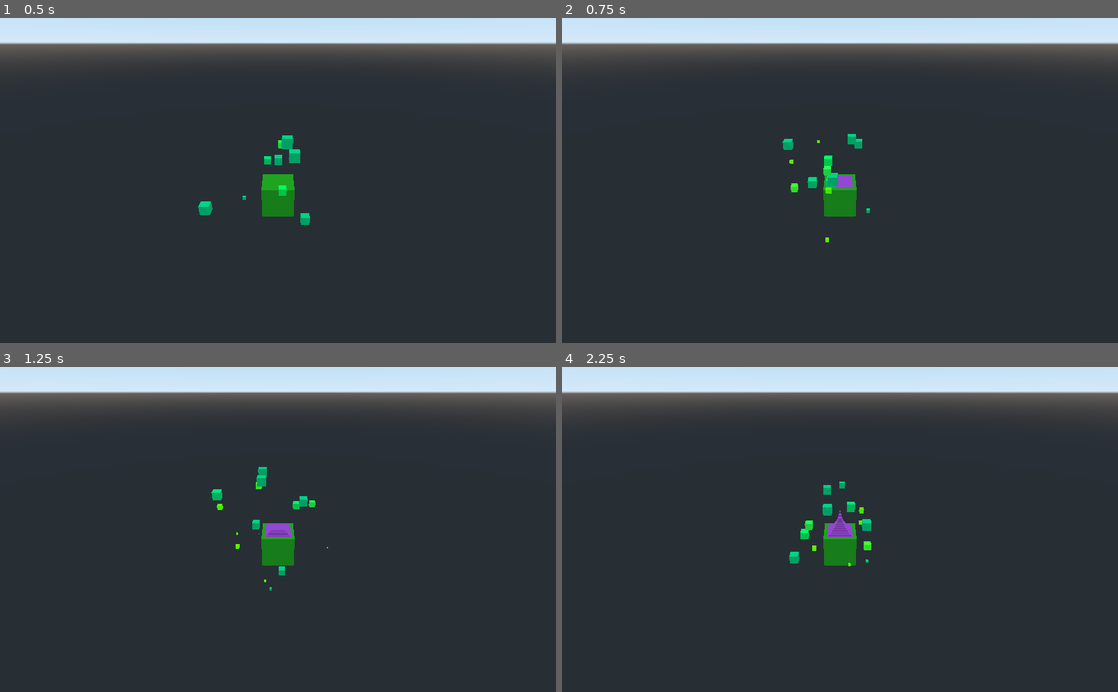
Above: before the commit, frames 1-4 (two rows, left to right).
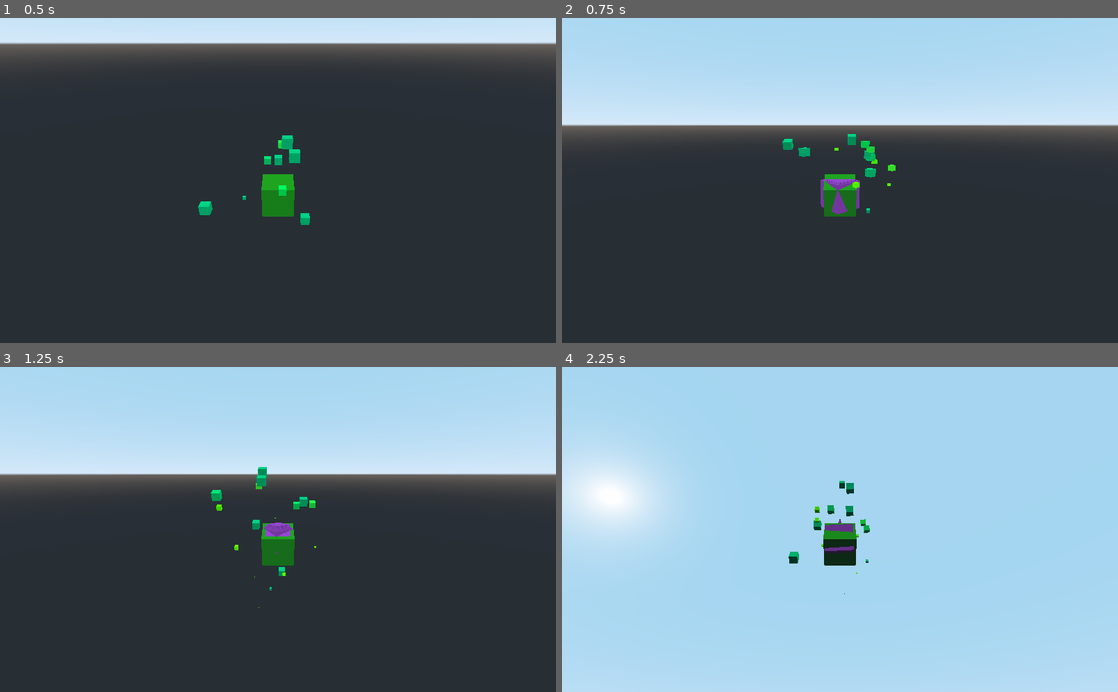
Above: after the commit, the same moments.

Repository: kirkja-leikjahonnunar/kor
Game: Godot game, scene res://Actors/Voidling/Voidling.tscn
Two runs of this game, one before a commit and one after it. Both use one fixed random seed, a clock stepped at 60 frames per second and the inputs below. This scene is started directly instead of the project's main scene.
Inputs (mouse positions are in pixels of both pictures, inside the frame that each line leads up to):
- Up to frame 1 (0.5 s): no input
- Up to frame 2 (0.75 s): tap Enter at 0.5 s; move the mouse to (962, 164) at 0.52 s; hold D (move_right) from 0.53 s (still down); click (962, 164) at 0.67 s
- Up to frame 3 (1.25 s): keep holding D (move_right)
- Up to frame 4 (2.25 s): move the mouse to (728, 545) at 1.27 s; release D (move_right) at 1.28 s; hold S (move_back) 1.28-2.03 s; click (728, 545) at 1.42 s; move the mouse to (895, 458) at 2.02 s; hold D (move_right) from 2.03 s (still down); click (895, 458) at 2.17 s

Frame 1 is identical in both runs. In frame 2, 38% of the frame differs, in the area x 0-100%, y 0-70%; in frame 3, 37%; in frame 4, 100%, in the area x 0-100%, y 0-100%.

Commit message:
Voidling camera controls. Solidifying a codding standard.
Commit more often Godot isn't quite stable. I got some corrupted files some how.

Diff:
--- a/Code/KirkjaOnline/Actors/Voidling/Assets/Voidling.gd
+++ b/Code/KirkjaOnline/Actors/Voidling/Assets/Voidling.gd
@@ -1,28 +1,45 @@
 tool
 extends Spatial
+class_name Voidling
 
-export var reset_to_zero: bool = false setget reset_zero
-
-export var primary_color = Color.purple
-export var secondary_color = Color.chartreuse
-
-func reset_zero(newVar):
-	if Engine.editor_hint:
-		if newVar:
-			print("On")
-			reset_to_zero = true
-		else:
-			print("Off")
-			reset_to_zero = false
+# Tool vaiables. Public in editor.
+export var PrimaryColor: Color = Color.purple
+export var SecondaryColor: Color = Color.chartreuse
+export var MouseSensitivityX: float = 0.01
+export var MouseSensitivityY: float = 0.01
+export var CameraLag: float = 0.0
 
 
+# Class variables.
+var main: Node = null
+# TODO: Does this message apear anywhere like the todo list in VS?
+
+# Initialize.
+func Initialize(main: Node):
+	self.main = main
+	self.main.Hey()
 
 
-func _ready():
-	pass
+####################
+# Godot functions. #
+####################
+
+# Input.
+func _input(event: InputEvent) -> void:
+	if event is InputEventMouseMotion:
+
+		# Third person controls.
+		if true: # camera_input_mode == CameraInputMode.THIRD_PERSON:
+			self.rotate_y(event.get_relative().x * -MouseSensitivityX) # Yaw.
+			self.rotate_object_local(Vector3.RIGHT, event.get_relative().y * -MouseSensitivityY) # Pitch.
 
 
-# Called every frame. 'delta' is the elapsed time since the previous frame.
-func _process(delta_time):
-	#rotate(Vector3.UP, 180 * delta_time)
-	pass
+#export var reset_to_zero: bool = false setget reset_zero
+#func reset_zero(newVar):
+#	if Engine.editor_hint:
+#		if newVar:
+#			print("On")
+#			reset_to_zero = true
+#		else:
+#			print("Off")
+#			reset_to_zero = false
--- /dev/null
+++ b/Code/KirkjaOnline/Main/Main.gd
@@ -0,0 +1,36 @@
+extends Node
+
+# Preload resource assets.
+onready var voidling_ps: PackedScene = preload("res://Actors/Voidling/Voidling.tscn")
+onready var sign_ps: PackedScene = preload("res://Actors/Sign/Sign.tscn")
+
+var player: Spatial = null
+
+func Hey():
+	print("Hey!")
+
+###################
+# Godot Functions #
+###################
+
+# One shot after our node is instanced.
+func _ready() -> void:
+	var voidling: Voidling = voidling_ps.instance()
+	voidling.Initialize(self)
+	add_child(voidling)
+
+
+#	var i: int = 3
+#	for pn in ["they / them", "he / she", "any / all"]:
+#		var voidling: Spatial = voidling_ps.instance()
+#		voidling.pronouns = pn
+#		voidling.translation = Vector3(i * 100, 200, 0) # Ekki "voidling.position".
+#		add_child(voidling)
+#		i += 1
+
+
+# [ Escape ] key.
+func _unhandled_input(event):
+	if event is InputEventKey:
+		if event.pressed and event.scancode == KEY_ESCAPE:
+			get_tree().quit()
--- a/Code/KirkjaOnline/Main/Main.tscn
+++ b/Code/KirkjaOnline/Main/Main.tscn
@@ -1,22 +1,53 @@
-[gd_scene load_steps=3 format=2]
+[gd_scene load_steps=5 format=2]
 
-[ext_resource path="res://Actors/Voidling/Voidling.tscn" type="PackedScene" id=1]
-[ext_resource path="res://Actors/Sign/Sign.tscn" type="PackedScene" id=2]
+[ext_resource path="res://Main/Main.gd" type="Script" id=2]
+
+[sub_resource type="Environment" id=1]
+ssao_enabled = true
+
+[sub_resource type="SphereMesh" id=2]
+
+[sub_resource type="CubeMesh" id=3]
 
 [node name="Main" type="Node"]
+script = ExtResource( 2 )
 
-[node name="Voidling" parent="." instance=ExtResource( 1 )]
-transform = Transform( -0.438624, 0, -0.900073, 0, 1, 0, 0.900073, 0, -0.438624, 0, 0, 0 )
-secondary_color = Color( 0.117647, 0.258824, 0.631373, 1 )
+[node name="WorldEnvironment" type="WorldEnvironment" parent="."]
+environment = SubResource( 1 )
 
 [node name="DirectionalLight" type="DirectionalLight" parent="."]
 transform = Transform( 0.750184, -0.478733, -0.456113, 0.649674, 0.405249, 0.643193, -0.123079, -0.778838, 0.615031, 0, 27.8801, 22.1078 )
 
-[node name="Camera" type="Camera" parent="."]
-transform = Transform( 1, 0, 0, 0, 0.910366, 0.413803, 0, -0.413803, 0.910366, 0, 2.5, 5.5 )
+[node name="OmniLight" type="OmniLight" parent="."]
+transform = Transform( 1, 0, 0, 0, 1, 0, 0, 0, 1, 7.99256, -1.79745, -3.93065 )
+omni_range = 12.2498
 
-[node name="OmniLight" type="OmniLight" parent="."]
-transform = Transform( 1, 0, 0, 0, 1, 0, 0, 0, 1, 0, 2, 0 )
+[node name="MeshInstance" type="MeshInstance" parent="."]
+transform = Transform( 1, 0, 0, 0, 1, 0, 0, 0, 1, 5.73908, 0, 0 )
+mesh = SubResource( 2 )
+material/0 = null
 
-[node name="Sign" parent="." instance=ExtResource( 2 )]
-transform = Transform( 1, 0, 0, 0, 1, 0, 0, 0, 1, 15.1675, 11.6598, 17.1552 )
+[node name="MeshInstance2" type="MeshInstance" parent="."]
+transform = Transform( 1, 0, 0, 0, 1, 0, 0, 0, 1, 5.73908, 0, -7.35101 )
+mesh = SubResource( 2 )
+material/0 = null
+
+[node name="MeshInstance3" type="MeshInstance" parent="."]
+transform = Transform( 1, 0, 0, 0, 1, 0, 0, 0, 1, 5.73908, 0, -17.9869 )
+mesh = SubResource( 2 )
+material/0 = null
+
+[node name="MeshInstance4" type="MeshInstance" parent="."]
+transform = Transform( 1, 0, 0, 0, 1, 0, 0, 0, 1, -7.26092, 0, 0 )
+mesh = SubResource( 3 )
+material/0 = null
+
+[node name="MeshInstance5" type="MeshInstance" parent="."]
+transform = Transform( 1, 0, 0, 0, 1, 0, 0, 0, 1, -7.26092, 0, -7.35101 )
+mesh = SubResource( 3 )
+material/0 = null
+
+[node name="MeshInstance6" type="MeshInstance" parent="."]
+transform = Transform( 1, 0, 0, 0, 1, 0, 0, 0, 1, -7.26092, 0, -17.9869 )
+mesh = SubResource( 3 )
+material/0 = null
--- /dev/null
+++ b/Code/KirkjaOnline/PlayerPrefs.gd
@@ -0,0 +1,9 @@
+class_name PlayerPrefs
+
+class PlayerPrefs:
+
+	# Constants.
+#enum CameraInputMode { FIRST_PERSON, TOP_DOWN, THIRD_PERSON } # TODO: Why lock this down? Don't!
+
+	var camera_distance: float = 10 # meters.
+	var pronouns: String = "one"
--- a/Code/KirkjaOnline/World.tscn
+++ b/Code/KirkjaOnline/World.tscn
@@ -5,3 +5,4 @@
 [node name="World" type="Node"]
 
 [node name="Ribbon2D" parent="." instance=ExtResource( 1 )]
+position = Vector2( 126.303, 76.3663 )
--- a/Code/KirkjaOnline/project.godot
+++ b/Code/KirkjaOnline/project.godot
@@ -8,10 +8,26 @@
 
 config_version=4
 
+_global_script_classes=[ {
+"base": "Reference",
+"class": "PlayerPrefs",
+"language": "GDScript",
+"path": "res://PlayerPrefs.gd"
+}, {
+"base": "Spatial",
+"class": "Voidling",
+"language": "GDScript",
+"path": "res://Actors/Voidling/Assets/Voidling.gd"
+} ]
+_global_script_class_icons={
+"PlayerPrefs": "",
+"Voidling": ""
+}
+
 [application]
 
 config/name="KirkjaOnline"
-run/main_scene="res://World.tscn"
+run/main_scene="res://Main/Main.tscn"
 config/icon="res://Main/icon.png"
 
 [input]
Not shown: 4 places in Code/KirkjaOnline/Actors/Voidling/Voidling.tscn that only renumber resources
Not shown, added: Docs/WIP/Twisting.gif
